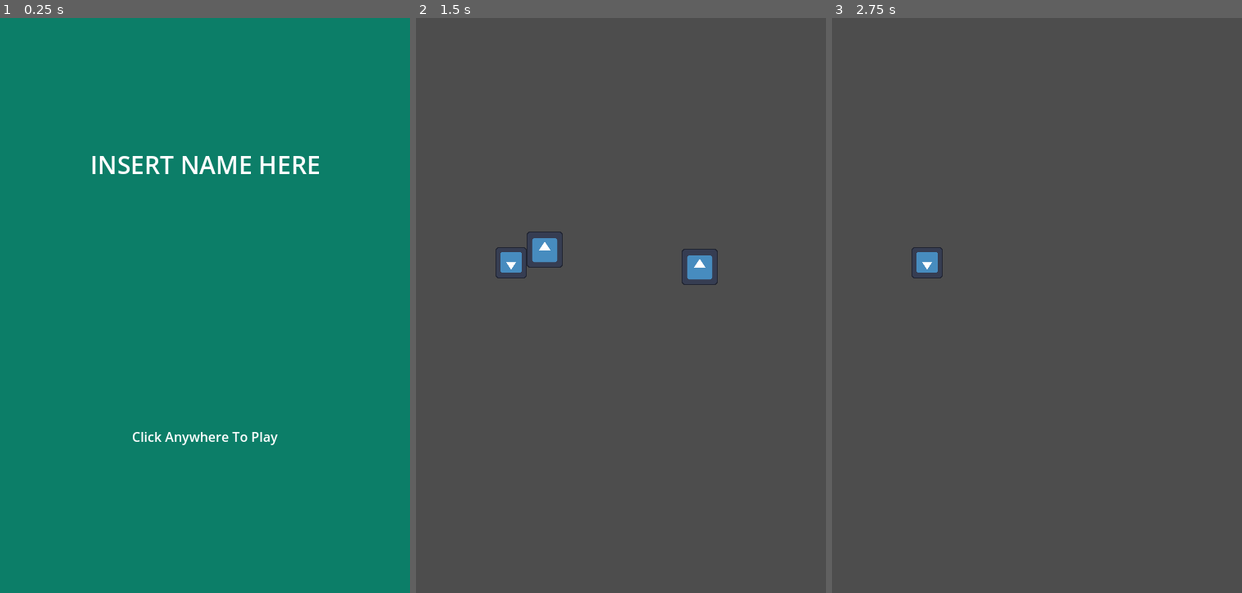
Above: before the commit, frames 1-3 (left to right).
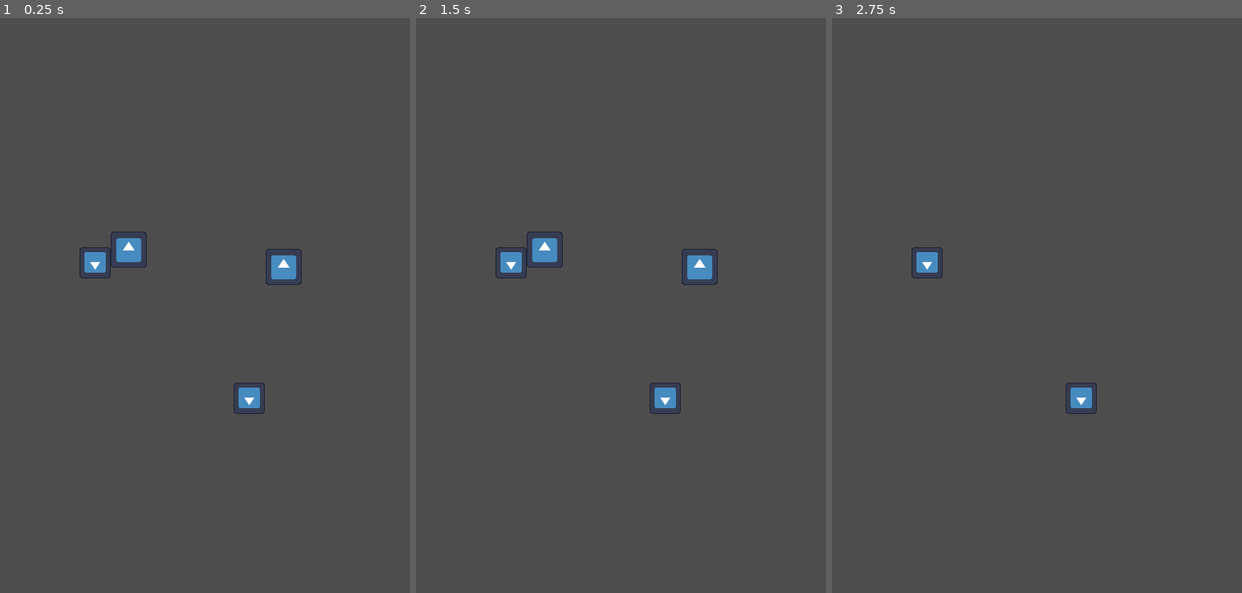
Above: after the commit, the same moments.

Repository: Chet-afk/tower-def
Game: Godot game, scene res://main.tscn
Same seed, same stepped clock (60 frames per second), same inputs: the game is played once before the commit and once after it. The engine's default icon, where the game draws it, is replaced by a stand-in: a white triangle on a blue panel in a dark square.
Inputs (mouse positions are in pixels of both pictures, inside the frame that each line leads up to):
- Up to frame 1 (0.25 s): no input
- Up to frame 2 (1.5 s): click (621, 305) at 0.52 s; tap Enter at 1.25 s; move the mouse to (543, 248) at 1.27 s; press the mouse at (543, 248) at 1.28 s
- Up to frame 3 (2.75 s): tap Space at 2 s; move the mouse to (1114, 265) at 2.02 s; release the mouse at (1114, 265) at 2.03 s; click (1114, 265) at 2.1 s

The runs differ from the first frame. In frame 1, 100% of the frame differs, in the area x 0-100%, y 0-100%; in frame 2, 0.2%; in frame 3, 0.2%.

Commit message:
Refactored and added check for first spawn

Diff:
--- a/tower_def/Units/unit.gd
+++ b/tower_def/Units/unit.gd
@@ -2,12 +2,12 @@
 class_name base_unit
 
 # Movement Related
-var prev_position = null
+var prev_position: Vector2
 var being_held: bool = false
 var clickable: bool = false
 var in_placeable_area: bool = false
 var snappable_area
-
+var first_spawn: bool = true
 
 # Statistics
 var active: bool = false
@@ -30,19 +30,7 @@
 		self.set_global_position(get_viewport().get_mouse_position())
 
 	if Input.is_action_just_released("mouse") and being_held:
-		# Remove the tower if it hasn't been placed before
-		if prev_position == null:
-			queue_free()
-		else:
-			being_held = false
-			active = true
-			# Snap to new area, or to previous one
-			if in_placeable_area:
-				self.set_global_position(snappable_area.get_global_position())
-				prev_position = snappable_area.get_global_position()
-			else:
-				self.set_global_position(prev_position)
-
+		self.update_position()
 
 # Determine if the sprite should be clickable or not based off cursor
 func _on_snap_position_mouse_entered():
@@ -60,3 +48,17 @@
 func _on_snap_position_area_exited(area):
 	if area.is_in_group("placers"):
 		in_placeable_area = false
+
+func update_position():
+	if first_spawn and not in_placeable_area:
+		queue_free()
+	else:
+		first_spawn = false
+		being_held = false
+		active = true
+		# Snap to new area, or to previous one
+		if in_placeable_area:
+			self.set_global_position(snappable_area.get_global_position())
+			prev_position = snappable_area.get_global_position()
+		else:
+			self.set_global_position(prev_position)
--- a/tower_def/main.tscn
+++ b/tower_def/main.tscn
@@ -7,6 +7,7 @@
 [node name="Main" type="Node"]
 
 [node name="Menu" parent="." instance=ExtResource("1_uuig7")]
+visible = false
 
 [node name="Unit" parent="." instance=ExtResource("2_qj4ff")]
 position = Vector2(157, 282)
@@ -16,3 +17,6 @@
 
 [node name="Unit2" parent="." instance=ExtResource("2_qj4ff")]
 position = Vector2(346, 303)
+
+[node name="Placement2" parent="." instance=ExtResource("3_24vqi")]
+position = Vector2(304, 463)
